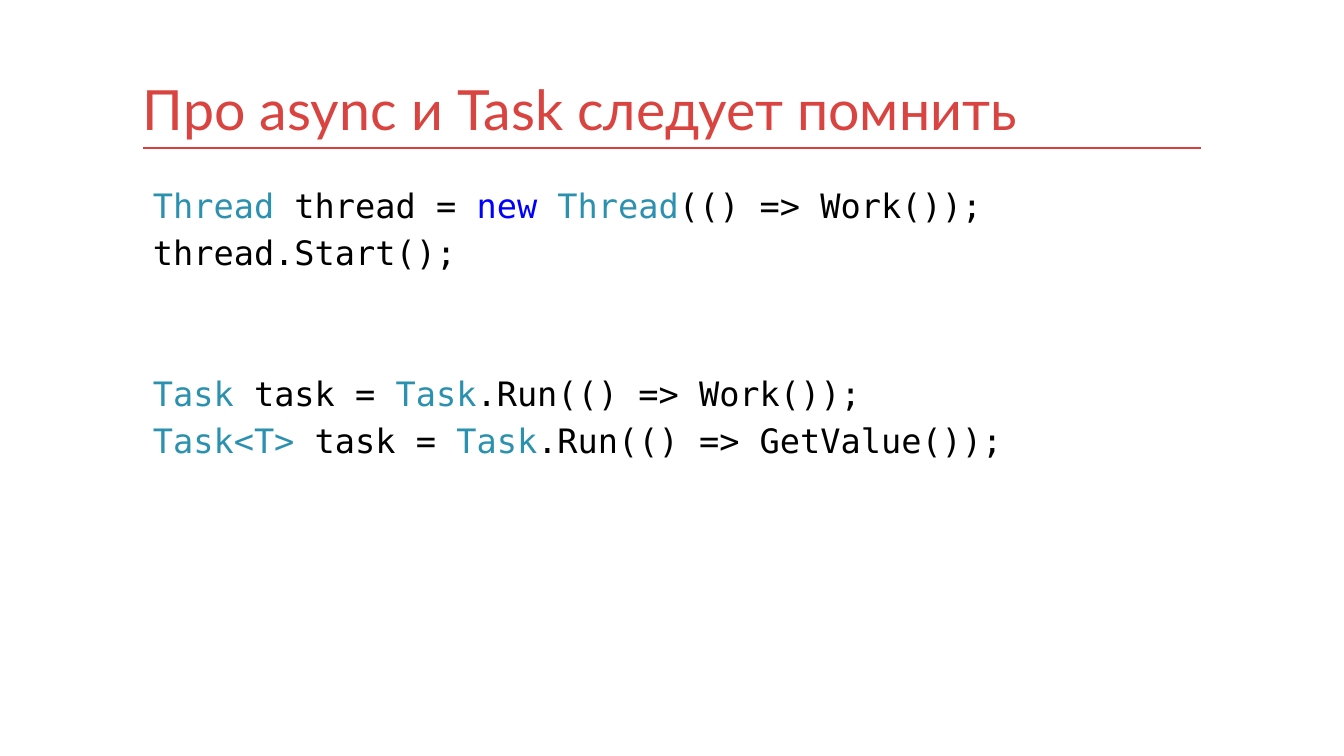
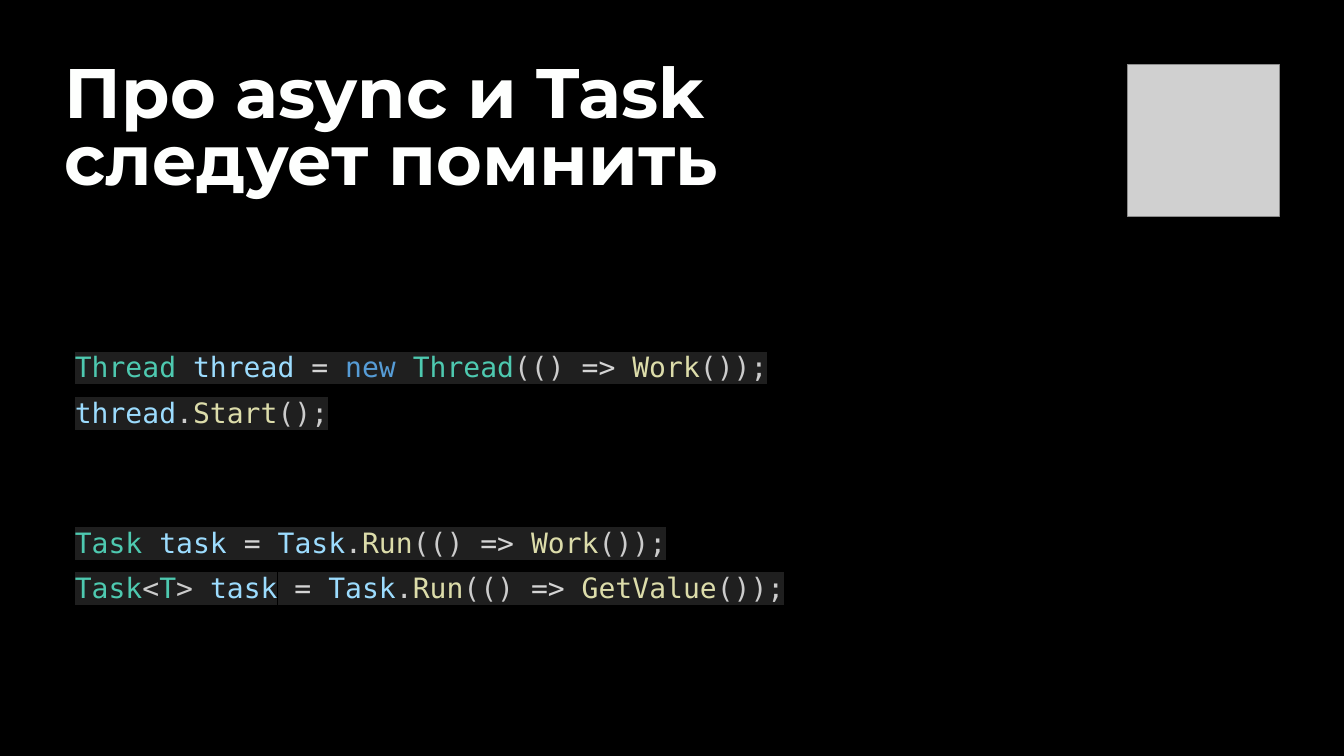
Before and after one commit to kontur-courses/exceptions, a slide deck: slide 23 of exceptions.pptx. Drawn at 1344x756 pixels with LibreOffice and Linux fonts; fonts in the diff are those of the drawing; grey boxes stand for pictures. Boxes give left, top, right and bottom in pixels: in the first picture for what was removed or moved away, otherwise in the second. Text is boxed around its words. In the diff, an @@ line names an element or a change of style, - is before the commit and + after.

```diff
--- a/exceptions.pptx
+++ b/exceptions.pptx
@@ background #FFFFFF to #000000 @@
@@ title at (65,66,718,199): text changed; size 39.6 to 50 pt; font Lato to Montserrat; text colour #D94440 to #FEFFFE; bold on @@
-Про async и Task следует помнить
+Про async и Task
+следует помнить
@@ title "Про async и Task" at (65,66,718,199): vertical alignment bottom to top @@
@@ picture added at (1127,65,1279,217) @@
@@ line removed from (143, 148) to (1202, 148) @@
@@ text removed at (153,192,1003,458) @@
-Thread thread = new Thread(() => Work());
-thread.Start();
-Task task = Task.Run(() => Work());
-Task<T> task = Task.Run(() => GetValue());
@@ text added at (75,355,767,427), 20 pt, text #4EC9B0 @@
+Thread thread = new Thread(() => Work());
+thread.Start();
@@ text added at (75,531,785,602), 20 pt, text #CCCCCC @@
+Task task = Task.Run(() => Work());
+Task<T> task = Task.Run(() => GetValue());
```
Also in this commit, not shown: 41 other slides changed, 1 slide added, 1 slide removed.
